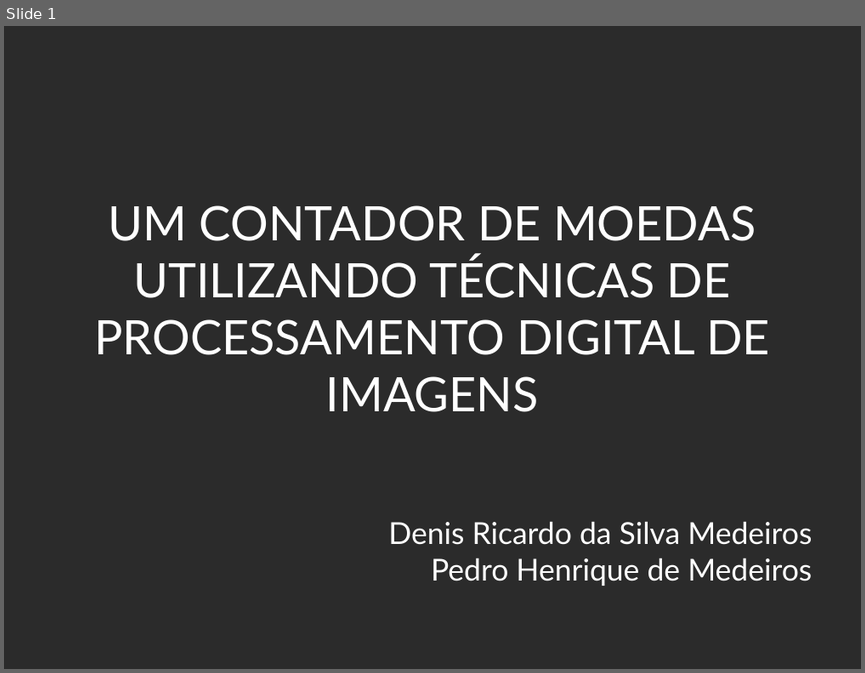
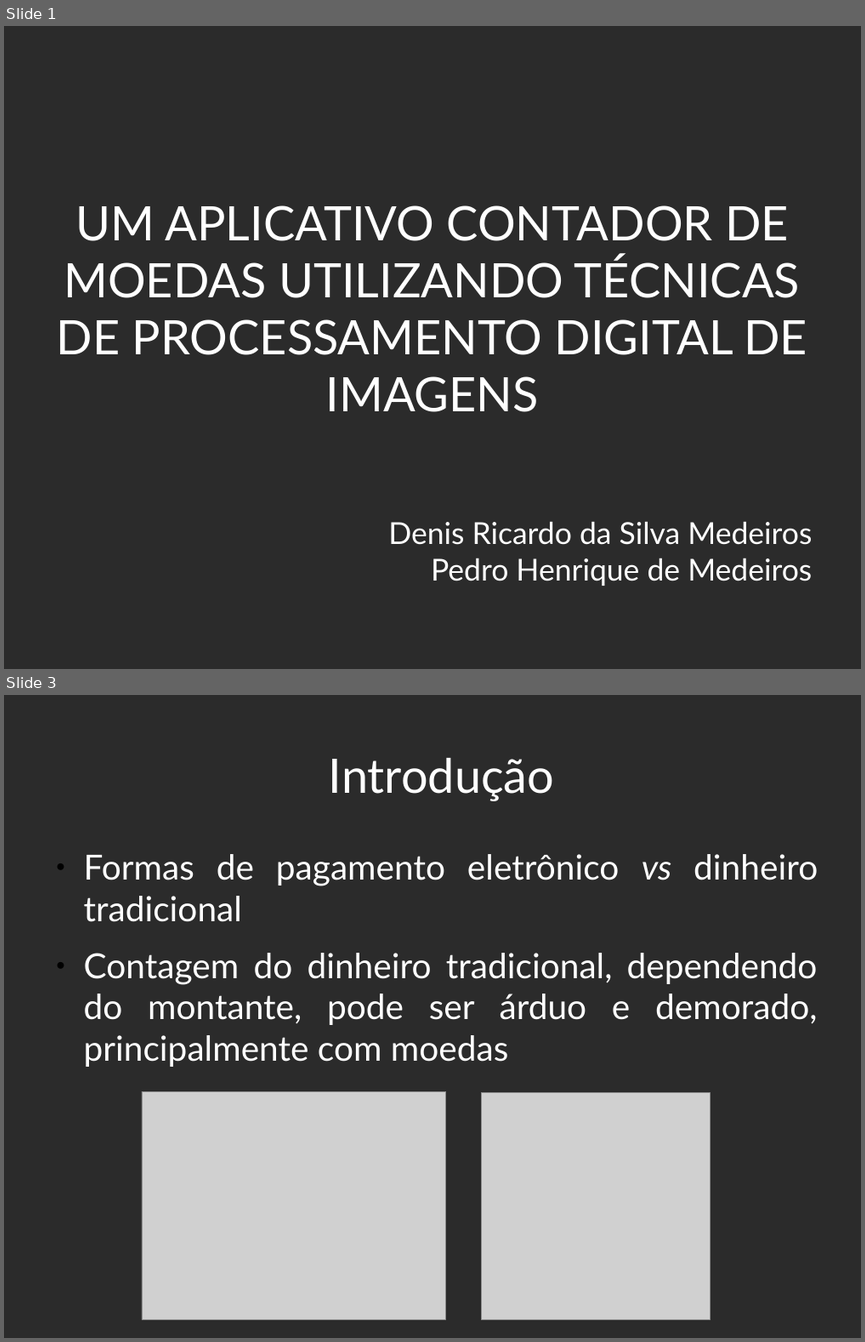
Before and after one commit to PedroHenriqueMedeiros/PedroHenriqueMedeiros.github.io, a slide deck: DCA0445/src/projetofinal/apresentacao.odp. Shown one above the other, each under a label of ours: slide 1 before the commit, slides 1 and 3 after it; the slides between them are not shown. The pictures are 865x673 and 865x1342 pixels, drawn with LibreOffice and Linux fonts; fonts in the diff are those of the drawing; grey boxes stand for pictures; background and template pictures are left out; a plain dark background stands for a picture behind light text. Boxes give left, top, right and bottom in pixels: in the first picture for what was removed or moved away, otherwise in the second. Text is boxed around its words. In the diff, an @@ line names an element or a change of style, - is before the commit and + after.

```diff
--- a/DCA0445/src/projetofinal/apresentacao.odp
+++ b/DCA0445/src/projetofinal/apresentacao.odp
@@ slide 3 added at [4,695,861,1338], background picture (left out) @@
@@ title added at [329,758,554,801], 44 pt, text #FFFFFF @@
+Introdução
@@ text added at [84,854,817,1066], 32 pt, text #FFFFFF @@
+● Formas de pagamento eletrônico vs dinheiro tradicional
+● Contagem do dinheiro tradicional, dependendo do montante, pode ser árduo e demorado, principalmente com moedas
@@ picture added at [142,1091,446,1320] @@
@@ picture added at [482,1093,710,1320] @@
@@ slide 1 changed as well @@
@@ title at [57,205,808,412]: text changed @@
-UM CONTADOR DE MOEDAS UTILIZANDO TÉCNICAS DE PROCESSAMENTO DIGITAL DE IMAGENS
+UM APLICATIVO CONTADOR DE MOEDAS UTILIZANDO TÉCNICAS DE PROCESSAMENTO DIGITAL DE IMAGENS
```
Also in this commit, not shown: 1 other slide changed, 22 other slides added, 4 other files.
